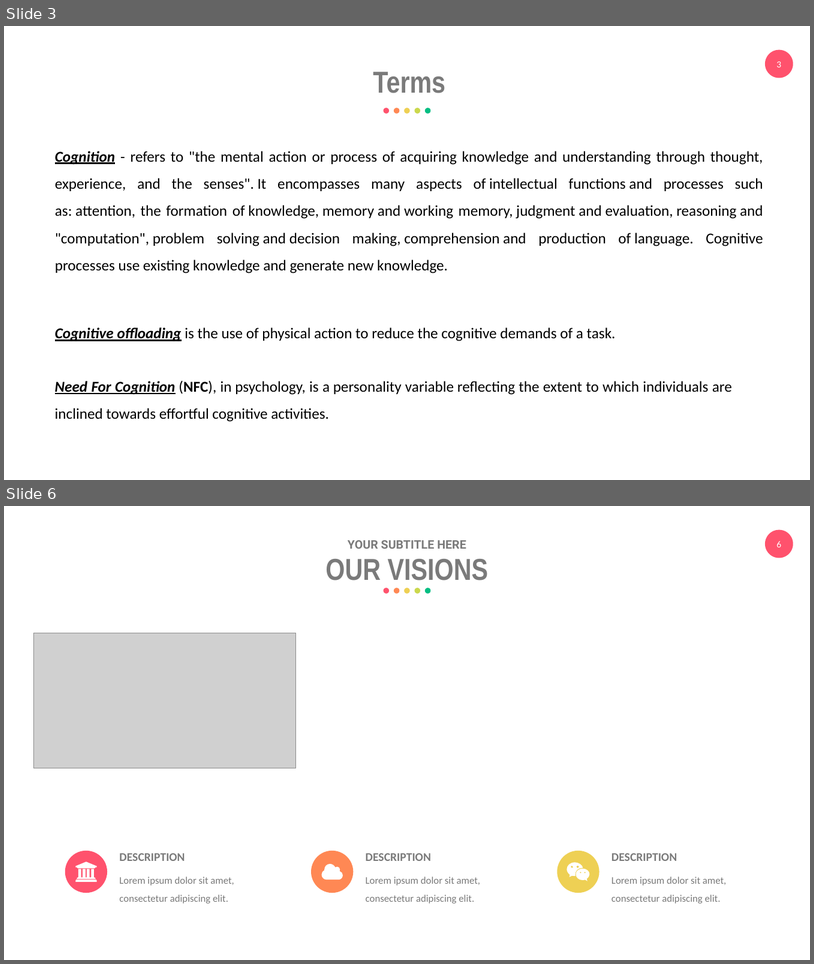
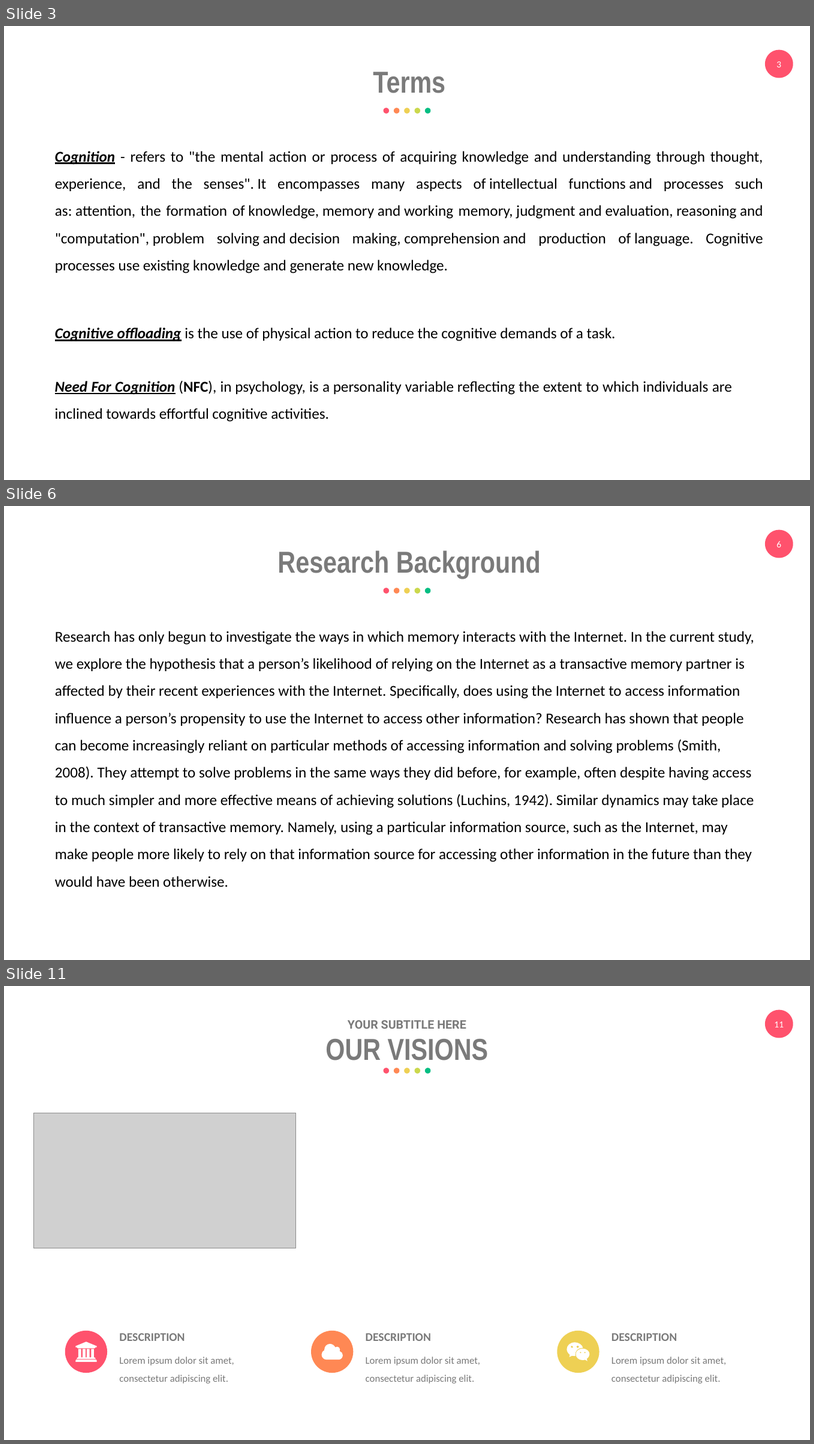
Before and after one commit to eemintz/ResearchML, a slide deck: PresentationEliyahuMintz.pptx. Shown one above the other, each under a label of ours: slides 3 and 6 before the commit, slides 3, 6 and 11 after it; the slides between them are not shown. The pictures are 814x964 and 814x1444 pixels, drawn with LibreOffice and Linux fonts; fonts in the diff are those of the drawing; grey boxes stand for pictures. Boxes give left, top, right and bottom in pixels: in the first picture for what was removed or moved away, otherwise in the second. Text is boxed around its words. In the diff, an @@ line names an element or a change of style, - is before the commit and + after.

```diff
--- a/PresentationEliyahuMintz.pptx
+++ b/PresentationEliyahuMintz.pptx
@@ slide 6 added at [4,506,810,960], background #FFFFFF; not listed: 2 template elements that a slide beside it also shows @@
@@ text added at [278,550,541,579], 36 pt, text #7A7A7A, bold @@
+Research Background
@@ group added at [384,588,431,594]: 5 ellipses @@
@@ text added at [55,631,755,887], 18 pt, text #000000 @@
+Research has only begun to investigate the ways in which memory interacts with the Internet. In the current study, we explore the hypothesis that a person’s likelihood of relying on the Internet as a transactive memory partner is affected by their recent experiences with the Internet. Specifically, does using the Internet to access information influence a person’s propensity to use the Internet to access other information? Research has shown that people can become increasingly reliant on particular methods of accessing information and solving problems (Smith, 2008). They attempt to solve problems in the same ways they did before, for example, often despite having access to much simpler and more effective means of achieving solutions (Luchins, 1942). Similar dynamics may take place in the context of transactive memory. Namely, using a particular information source, such as the Internet, may make people more likely to rely on that information source for accessing other information in the future than they would have been otherwise.
@@ what was slide 6 is now slide 11 @@
@@ page number at [774,1021,784,1027]: text changed @@
-6
+11
```
Also in this commit, not shown: 4 slides changed, 6 other slides added, 4 slides removed.
